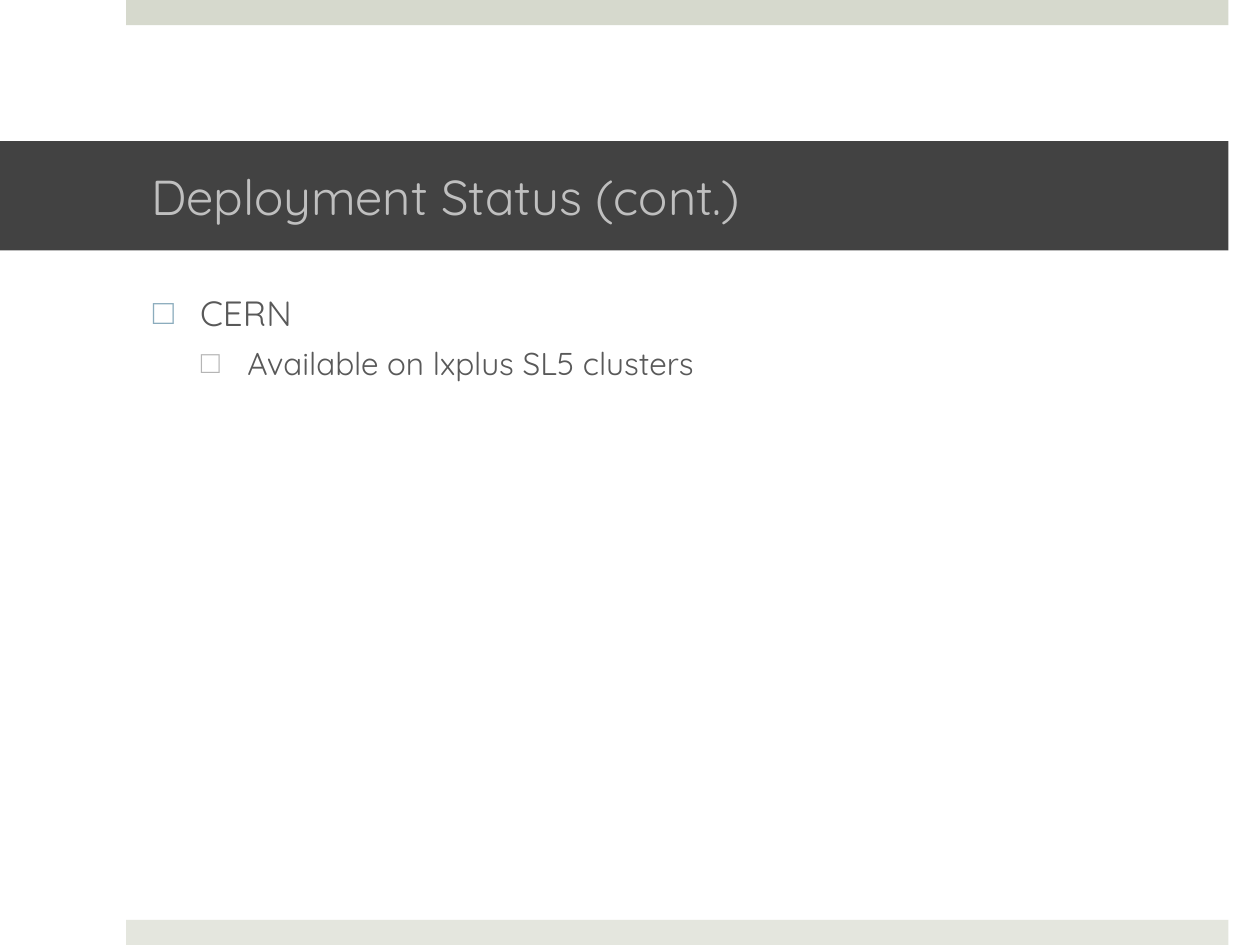
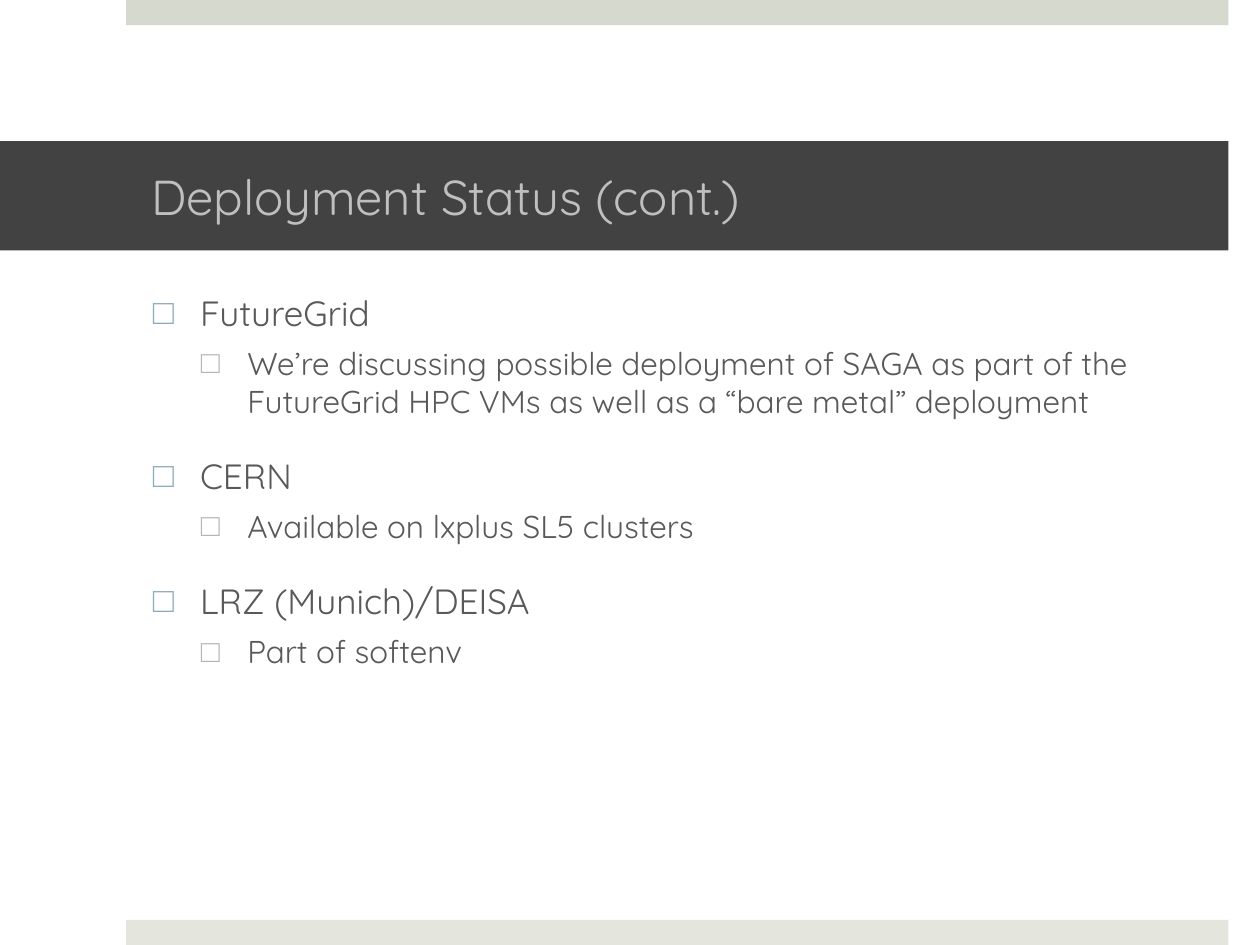
Before and after one commit to saga-project/saga-cpp-legacy-projects, a slide deck: slide 13 of tutorial/general_tutorial/Installation.pptx. Drawn at 1260x945 pixels with LibreOffice and Linux fonts; fonts in the diff are those of the drawing; background and template pictures are left out. Boxes give left, top, right and bottom in pixels: in the first picture for what was removed or moved away, otherwise in the second. Text is boxed around its words. In the diff, an @@ line names an element or a change of style, - is before the commit and + after.

```diff
--- a/tutorial/general_tutorial/Installation.pptx
+++ b/tutorial/general_tutorial/Installation.pptx
@@ text at [200, 300, 1127, 420]: paragraphs added @@
+□ FutureGrid
+  □ We’re discussing possible deployment of SAGA as part of the FutureGrid HPC VMs as well as a “bare metal” deployment
@@ text at [200, 586, 529, 664]: paragraphs added @@
+□ LRZ (Munich)/DEISA
+  □ Part of softenv
```
Also in this commit, not shown: 2 other slides changed.
